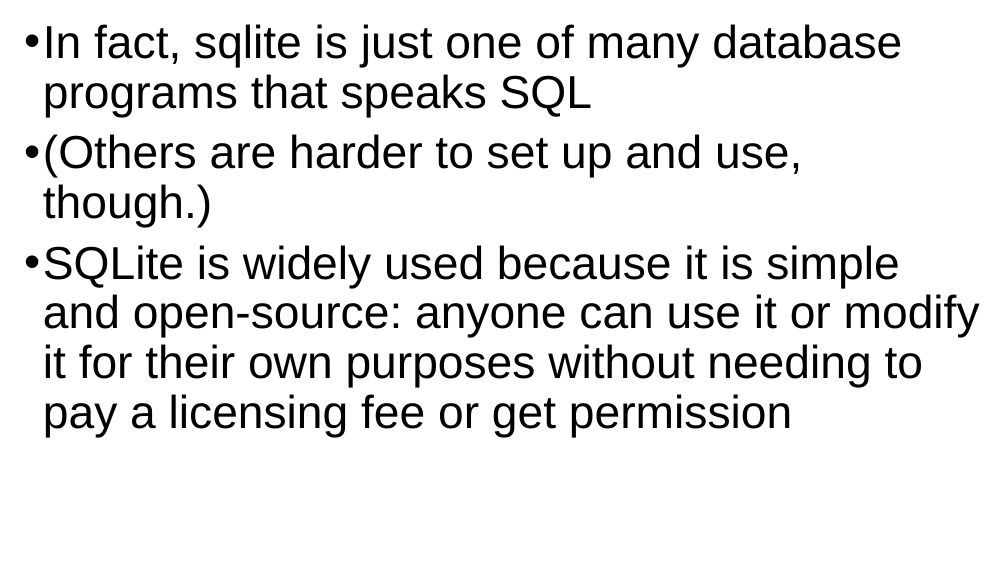
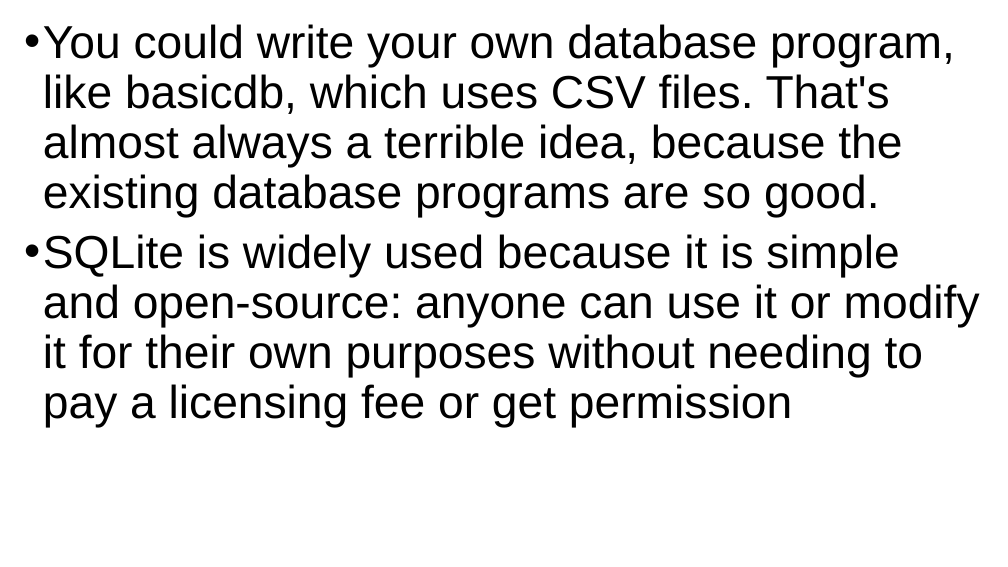
Before and after one commit to grimmelm/ctech404, a slide deck: slide 53 of ctech403/module_6/CTECH403 Module 6 - SQL.pptx (slide 7 before the commit). Drawn at 1008x567 pixels with LibreOffice and Linux fonts; fonts in the diff are those of the drawing. Boxes give left, top, right and bottom in pixels: in the first picture for what was removed or moved away, otherwise in the second. Text is boxed around its words. In the diff, an @@ line names an element or a change of style, - is before the commit and + after.

```diff
--- a/ctech403/module_6/CTECH403 Module 6 - SQL.pptx
+++ b/ctech403/module_6/CTECH403 Module 6 - SQL.pptx
@@ text at [43,24,955,217]: text changed @@
-• In fact, sqlite is just one of many database programs that speaks SQL
-• (Others are harder to set up and use, though.)
+• You could write your own database program, like basicdb, which uses CSV files. That's almost always a terrible idea, because the existing database programs are so good.
```
Also in this commit, not shown: 9 other slides changed, 31 slides added, 2 slides removed, 7 other files.
